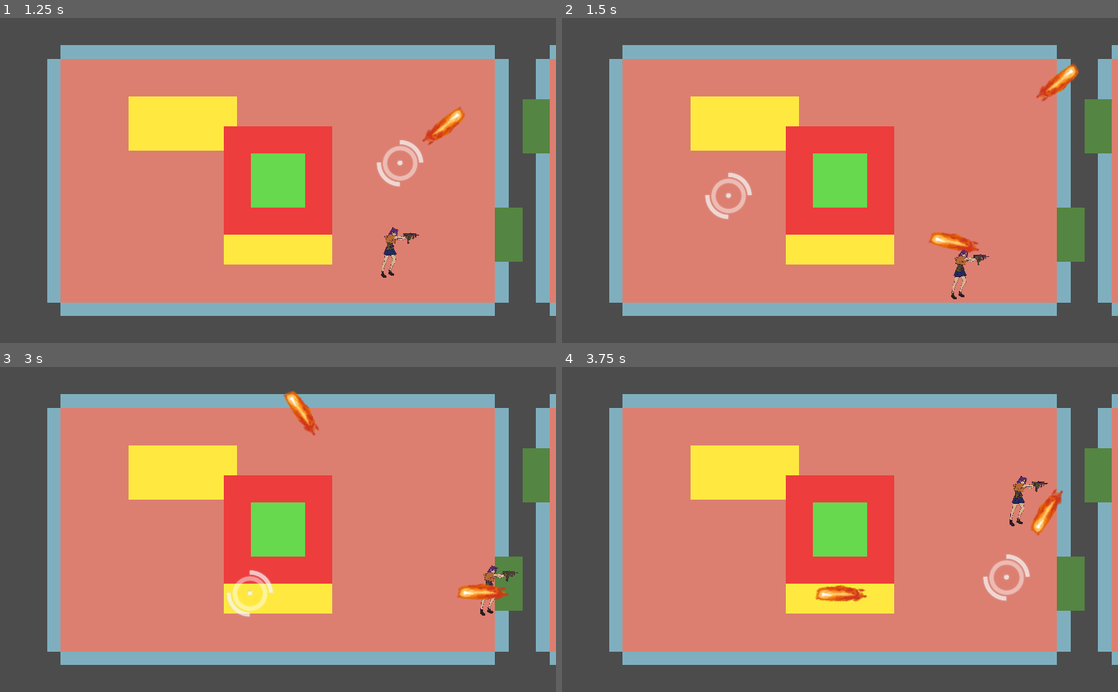
Above: before the commit, frames 1-4 (two rows, left to right).
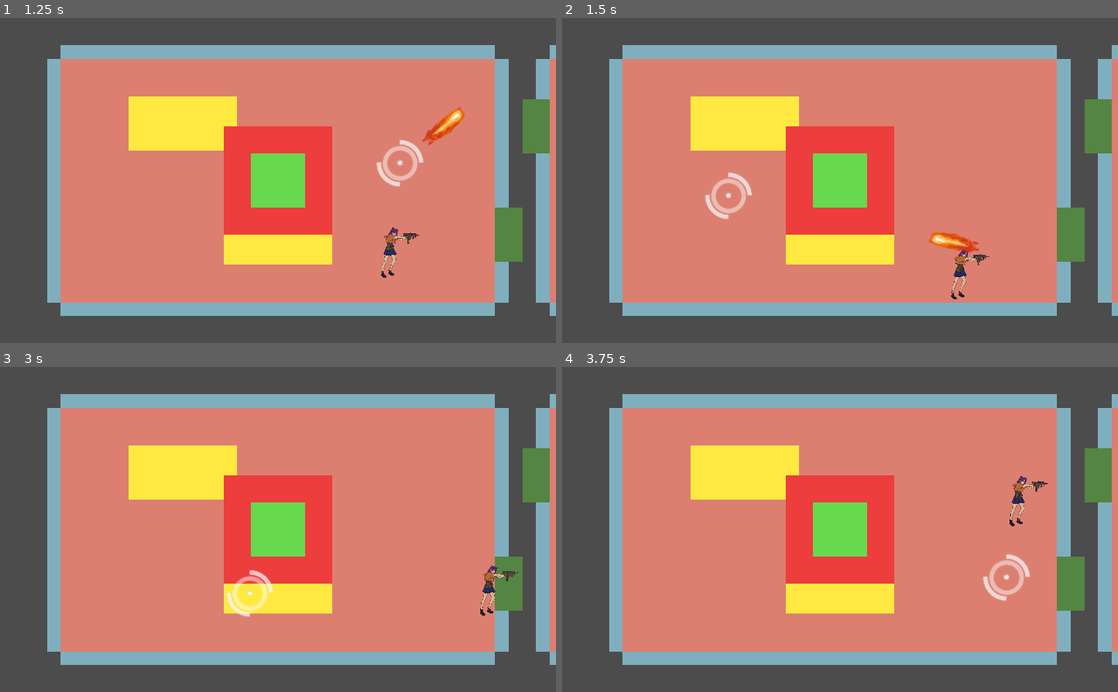
Above: after the commit, the same moments.

Repository: htw6174/purge-cycle
Game: Godot game, scene res://main.tscn
Two runs of this game, one before a commit and one after it. Both use one fixed random seed, a clock stepped at 60 frames per second and the inputs below.
Inputs (mouse positions are in pixels of both pictures, inside the frame that each line leads up to):
- Up to frame 1 (1.25 s): move the mouse to (400, 164) at 0.52 s; hold Right (move_right) from 0.53 s (still down); tap Space (fire_primary) at 0.6 s
- Up to frame 2 (1.5 s): move the mouse to (728, 196) at 1.27 s; release Right (move_right) at 1.28 s; hold Down (move_down) from 1.28 s (still down); tap Space (fire_primary) at 1.35 s
- Up to frame 3 (3 s): move the mouse to (333, 458) at 2.02 s; release Down (move_down) at 2.03 s; hold Right (move_right) 2.03-2.78 s; tap Space (fire_primary) at 2.1, 2.85 s; move the mouse to (250, 594) at 2.77 s; hold Up (move_up) from 2.78 s (still down)
- Up to frame 4 (3.75 s): move the mouse to (1006, 578) at 3.52 s; release Up (move_up) at 3.53 s; hold Left (move_left) from 3.53 s (still down); tap Space (fire_primary) at 3.6 s

Frame 1 is identical in both runs. In frame 2, 0.4% of the frame differs, in the area x 85-93%, y 13-26%; in frame 3, 0.7%; in frame 4, 0.7%, in the area x 45-91%, y 37-73%.

Commit message:
fix bullet collisions; distinguish between 'low' and 'high' blockers for physics

Diff:
--- a/enemy/enemy.gd
+++ b/enemy/enemy.gd
@@ -3,6 +3,9 @@
 class_name Enemy
 
 export(Resource) var preset: Resource # EnemyPreset
+
+export(NodePath) var hp_label_path: NodePath
+onready var hp_label: Label = get_node(hp_label_path)
 
 var hp_current: int
 
@@ -13,6 +16,7 @@
 func _ready():
 	assert(preset != null and preset is EnemyPreset)
 	hp_current = preset.hp_max
+	hp_label.text = "{0}/{1}".format([hp_current, preset.hp_max])
 	self.scale *= preset.size_scale
 	$AnimationPlayer.play("spawn_drop")
 
@@ -27,6 +31,7 @@
 
 func take_damage(amount: int):
 	hp_current -= amount
+	hp_label.text = "{0}/{1}".format([hp_current, preset.hp_max])
 	if hp_current <= 0:
 		emit_signal("died")
 		self.queue_free()
--- a/enemy/enemy_base.tscn
+++ b/enemy/enemy_base.tscn
@@ -119,8 +119,8 @@
 }
 
 [node name="Enemy" type="KinematicBody2D"]
-collision_layer = 17
 script = ExtResource( 1 )
+hp_label_path = NodePath("Control/VBoxContainer/Label")
 
 [node name="Polygon2D" type="Polygon2D" parent="."]
 color = Color( 0.74902, 0.290196, 0.568627, 1 )
@@ -142,4 +142,26 @@
 anims/RESET = SubResource( 3 )
 anims/spawn_drop = SubResource( 4 )
 
+[node name="Control" type="Control" parent="."]
+margin_left = -10.0
+margin_right = 10.0
+margin_bottom = 10.0
+
+[node name="VBoxContainer" type="VBoxContainer" parent="Control"]
+anchor_right = 1.0
+anchor_bottom = 1.0
+grow_horizontal = 2
+alignment = 1
+
+[node name="Label" type="Label" parent="Control/VBoxContainer"]
+margin_right = 37.0
+margin_bottom = 14.0
+text = "20/20"
+
+[node name="ProgressBar" type="ProgressBar" parent="Control/VBoxContainer"]
+margin_top = 18.0
+margin_right = 37.0
+margin_bottom = 20.0
+percent_visible = false
+
 [connection signal="area_entered" from="HitBoxArea" to="." method="_on_HitBoxArea_area_entered"]
--- a/project.godot
+++ b/project.godot
@@ -126,12 +126,13 @@
 
 [layer_names]
 
-2d_physics/layer_1="RigidBody"
+2d_physics/layer_1="BlockLow"
 2d_physics/layer_2="Trigger"
 2d_physics/layer_3="FriendlyBody"
 2d_physics/layer_4="FriendlyAttack"
 2d_physics/layer_5="EnemyBody"
 2d_physics/layer_6="EnemyAttack"
+2d_physics/layer_9="BlockHigh"
 
 [physics]
 
--- a/room/combat_room.tscn
+++ b/room/combat_room.tscn
@@ -30,6 +30,8 @@
 [node name="Door" parent="Walls/Top" instance=ExtResource( 2 )]
 
 [node name="StaticBody2D" type="StaticBody2D" parent="Walls/Top"]
+collision_layer = 257
+collision_mask = 0
 
 [node name="CollisionShape2D" type="CollisionShape2D" parent="Walls/Top/StaticBody2D"]
 position = Vector2( 45, -2.5 )
@@ -47,6 +49,8 @@
 rotation = -3.14159
 
 [node name="StaticBody2D" type="StaticBody2D" parent="Walls/Bottom"]
+collision_layer = 257
+collision_mask = 0
 
 [node name="CollisionShape2D" type="CollisionShape2D" parent="Walls/Bottom/StaticBody2D"]
 position = Vector2( 45, 2.5 )
@@ -64,6 +68,8 @@
 rotation = 1.5708
 
 [node name="StaticBody2D" type="StaticBody2D" parent="Walls/Right"]
+collision_layer = 257
+collision_mask = 0
 
 [node name="CollisionShape2D" type="CollisionShape2D" parent="Walls/Right/StaticBody2D"]
 position = Vector2( 2.5, 27.5 )
@@ -81,6 +87,8 @@
 rotation = 4.71239
 
 [node name="StaticBody2D" type="StaticBody2D" parent="Walls/Left"]
+collision_layer = 257
+collision_mask = 0
 
 [node name="CollisionShape2D" type="CollisionShape2D" parent="Walls/Left/StaticBody2D"]
 position = Vector2( -2.5, 27.5 )
@@ -94,9 +102,11 @@
 
 [node name="Table" parent="Obstacles" instance=ExtResource( 3 )]
 position = Vector2( -35, -21 )
+collision_mask = 0
 
 [node name="Table2" parent="Obstacles" instance=ExtResource( 3 )]
 position = Vector2( 0, 21 )
+collision_mask = 0
 
 [node name="Spawners" type="Node2D" parent="."]
 
--- a/room/door.tscn
+++ b/room/door.tscn
@@ -66,6 +66,8 @@
 
 [node name="ClosedBody" type="StaticBody2D" parent="."]
 position = Vector2( 0, -5 )
+collision_layer = 257
+collision_mask = 0
 
 [node name="Collider" type="CollisionShape2D" parent="ClosedBody"]
 scale = Vector2( 1, 0.5 )
--- a/weapons/bullet_player.tscn
+++ b/weapons/bullet_player.tscn
@@ -7,7 +7,7 @@
 
 [node name="PlayerBullet" type="Area2D"]
 collision_layer = 8
-collision_mask = 16
+collision_mask = 272
 script = ExtResource( 2 )
 
 [node name="CollisionShape2D" type="CollisionShape2D" parent="."]
